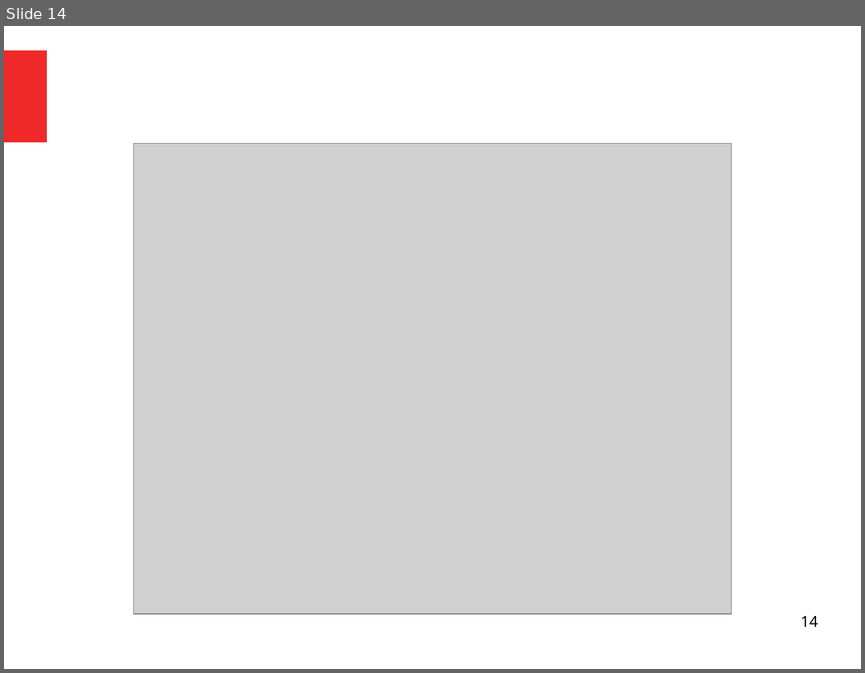
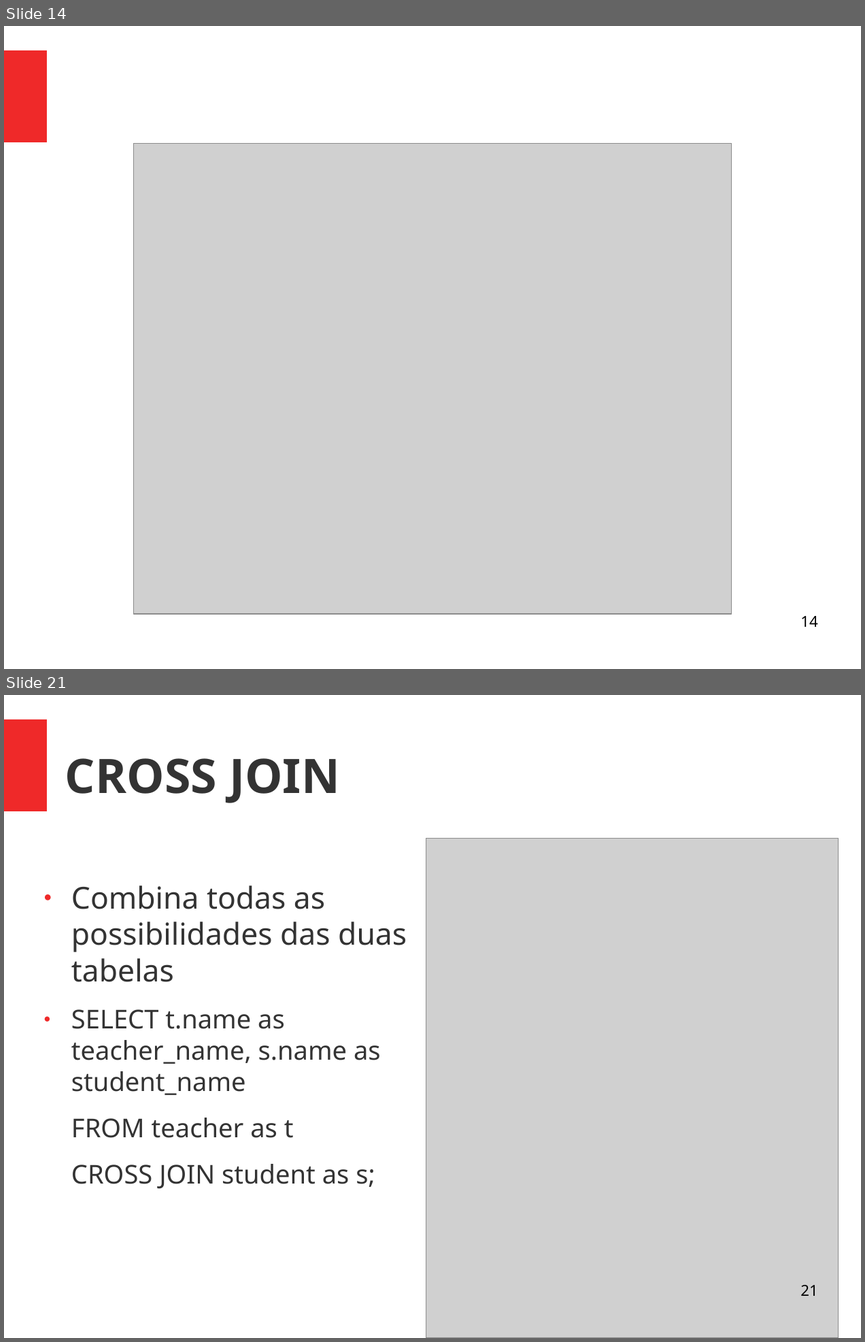
Before and after one commit to viniciusalveshax/aulas, a slide deck: banco-de-dados-2/aula3/bd2-pdf3-sql.odp. Shown one above the other, each under a label of ours: slide 14 before the commit, slides 14 and 21 after it; the slides between them are not shown. The pictures are 865x673 and 865x1342 pixels, drawn with LibreOffice and Linux fonts; fonts in the diff are those of the drawing; grey boxes stand for pictures. Boxes give left, top, right and bottom in pixels: in the first picture for what was removed or moved away, otherwise in the second. Text is boxed around its words. In the diff, an @@ line names an element or a change of style, - is before the commit and + after.

```diff
--- a/banco-de-dados-2/aula3/bd2-pdf3-sql.odp
+++ b/banco-de-dados-2/aula3/bd2-pdf3-sql.odp
@@ slide 21 added at (x1=4, y1=695, x2=861, y2=1338), background #FFFFFF; not listed: 1 template element that a slide beside it also shows @@
@@ title added at (x1=65, y1=758, x2=340, y2=803), 44 pt, text #333333, bold @@
+CROSS JOIN
@@ picture added at (x1=426, y1=838, x2=838, y2=1338) @@
@@ text added at (x1=71, y1=885, x2=407, y2=1189), 24 pt, text #333333 @@
+● Combina todas as possibilidades das duas tabelas
+● SELECT t.name as teacher_name, s.name as student_name
+FROM teacher as t
+CROSS JOIN student as s;
@@ page number added at (x1=800, y1=1285, x2=817, y2=1295), 14 pt, text #000000 @@
+21
```
Also in this commit, not shown: 3 slides changed, 4 other slides added, 1 other file.
